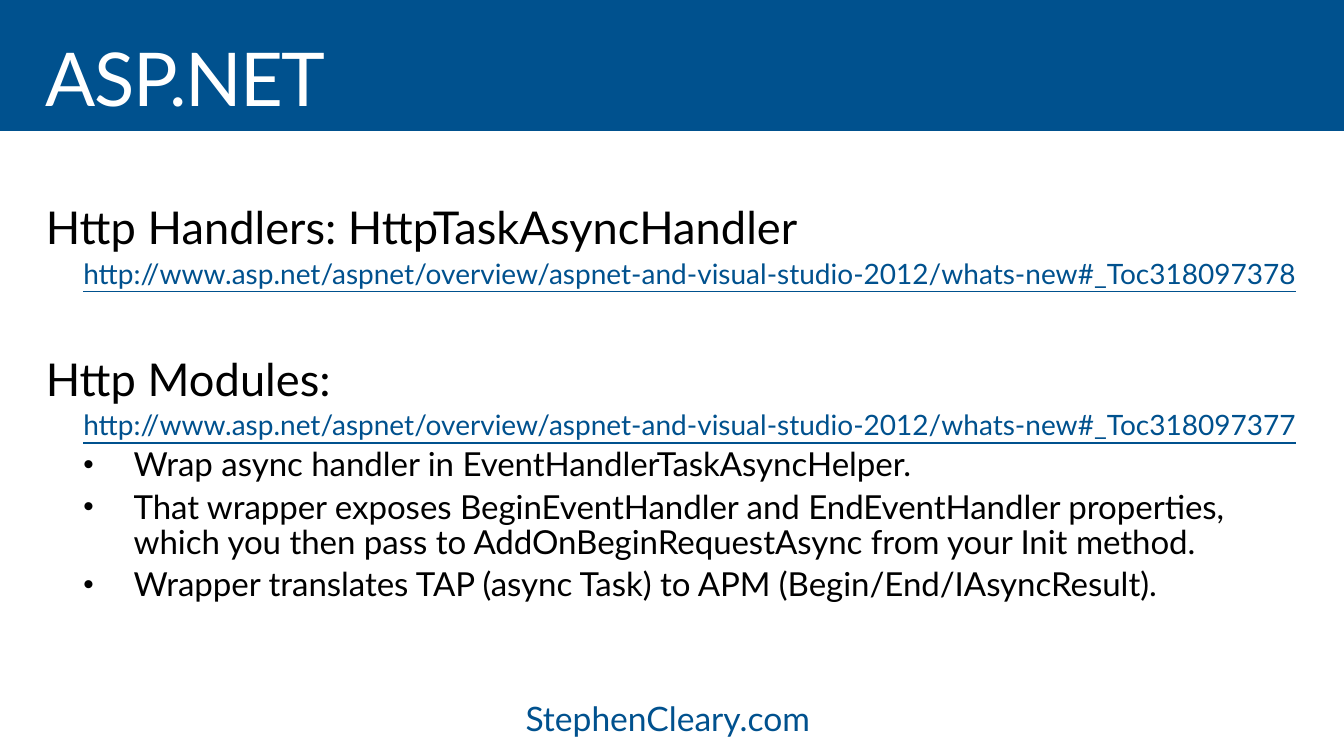
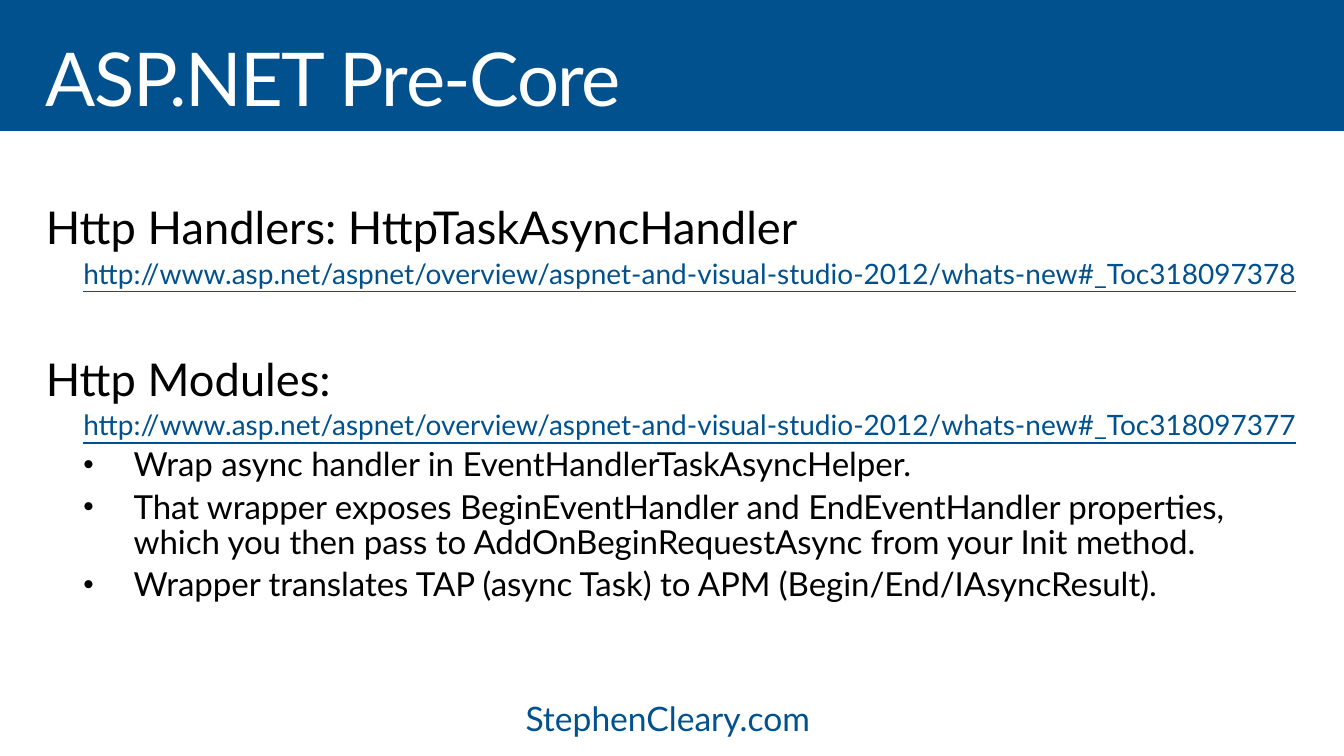
Before and after one commit to StephenCleary/Presentations, a slide deck: slide 42 of Async Servers/Intro to Async ASP.NET - 16.9.pptx. Drawn at 1344x756 pixels with LibreOffice and Linux fonts; fonts in the diff are those of the drawing. Boxes give left, top, right and bottom in pixels: in the first picture for what was removed or moved away, otherwise in the second. Text is boxed around its words. In the diff, an @@ line names an element or a change of style, - is before the commit and + after.

```diff
--- a/Async Servers/Intro to Async ASP.NET - 16.9.pptx
+++ b/Async Servers/Intro to Async ASP.NET - 16.9.pptx
@@ title at <box>46,52,622,107</box>: text changed @@
-ASP.NET
+ASP.NET Pre-Core
```
Also in this commit, not shown: 18 other slides changed, 1 slide added, 1 slide removed, 5 other files.
